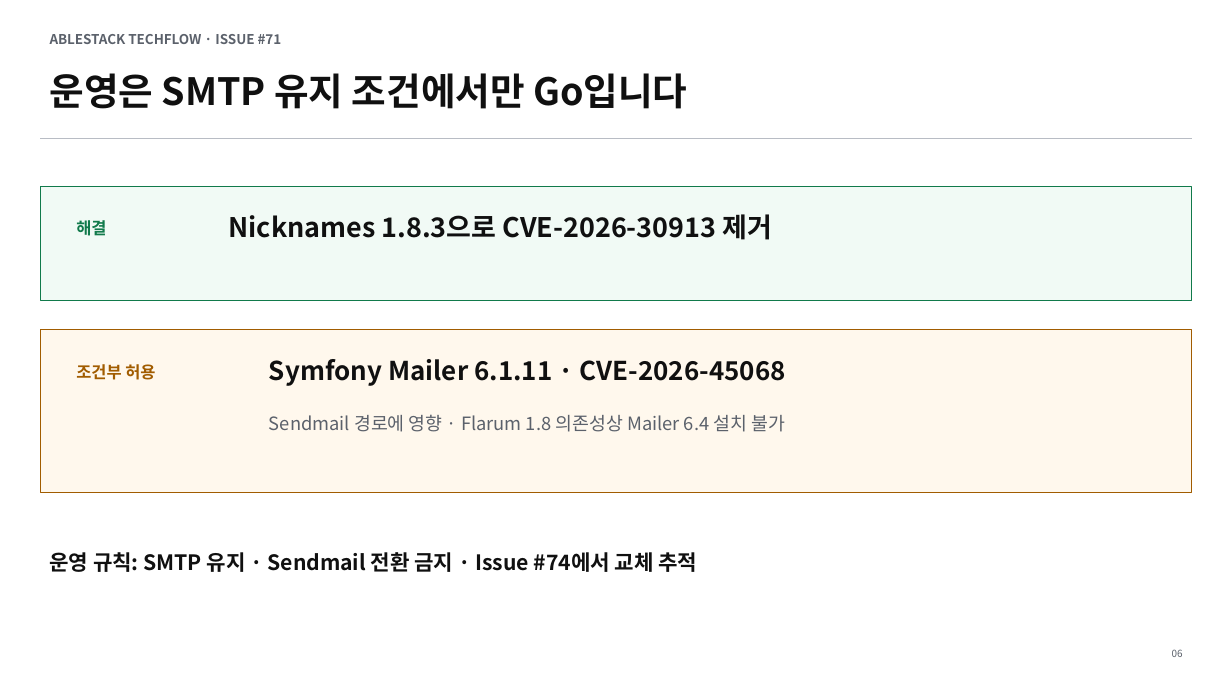
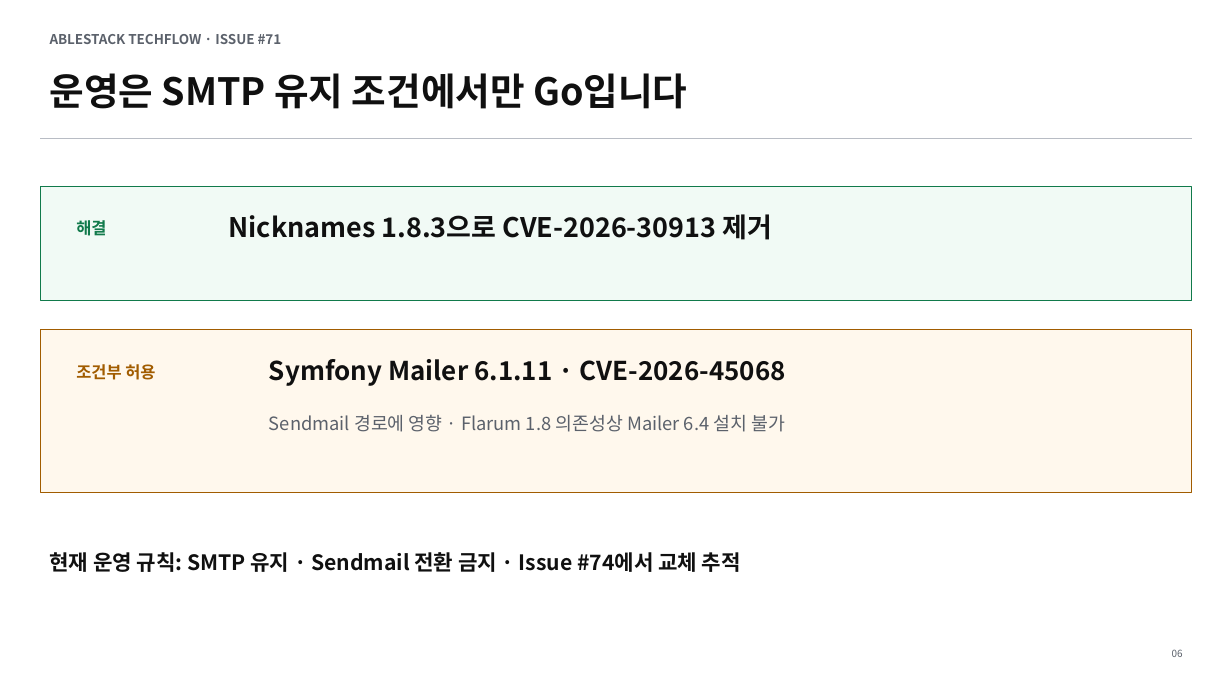
Before and after one commit to ablecloud-team/ablestack-techflow, a slide deck: slide 6 of output/presentation/techflow-flarum-1.8.18-upgrade.pptx. Drawn at 1232x693 pixels with LibreOffice and Linux fonts; fonts in the diff are those of the drawing. Boxes give left, top, right and bottom in pixels: in the first picture for what was removed or moved away, otherwise in the second. Text is boxed around its words. In the diff, an @@ line names an element or a change of style, - is before the commit and + after.

Commit message:
docs: Flarum 1.8.18 운영 배포 결과 반영

```diff
--- a/output/presentation/techflow-flarum-1.8.18-upgrade.pptx
+++ b/output/presentation/techflow-flarum-1.8.18-upgrade.pptx
@@ text at [49,552,741,572]: text changed @@
-운영 규칙: SMTP 유지 · Sendmail 전환 금지 · Issue #74에서 교체 추적
+현재 운영 규칙: SMTP 유지 · Sendmail 전환 금지 · Issue #74에서 교체 추적
```
Also in this commit, not shown: 6 other slides changed, 12 other files.
